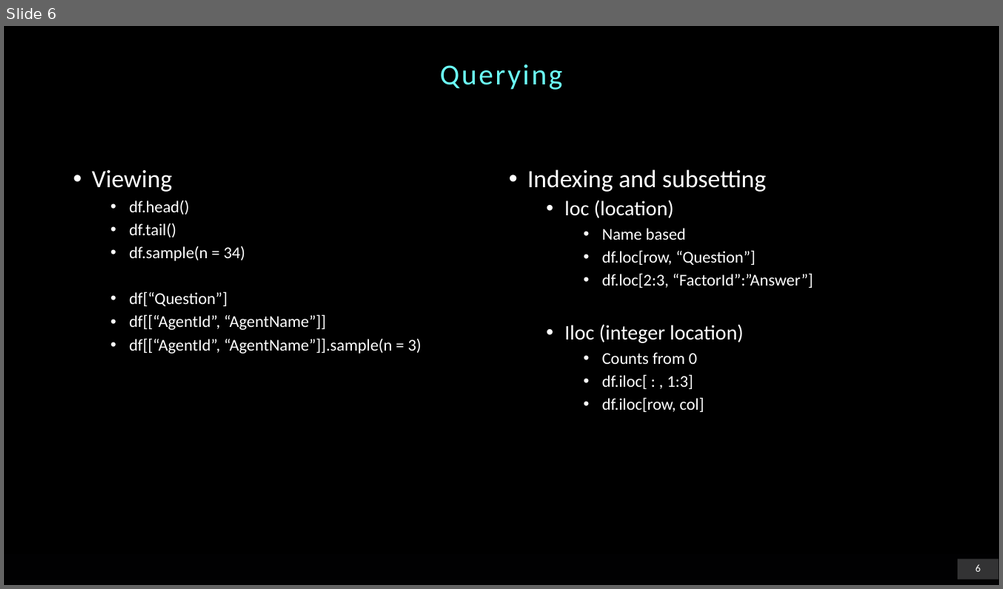
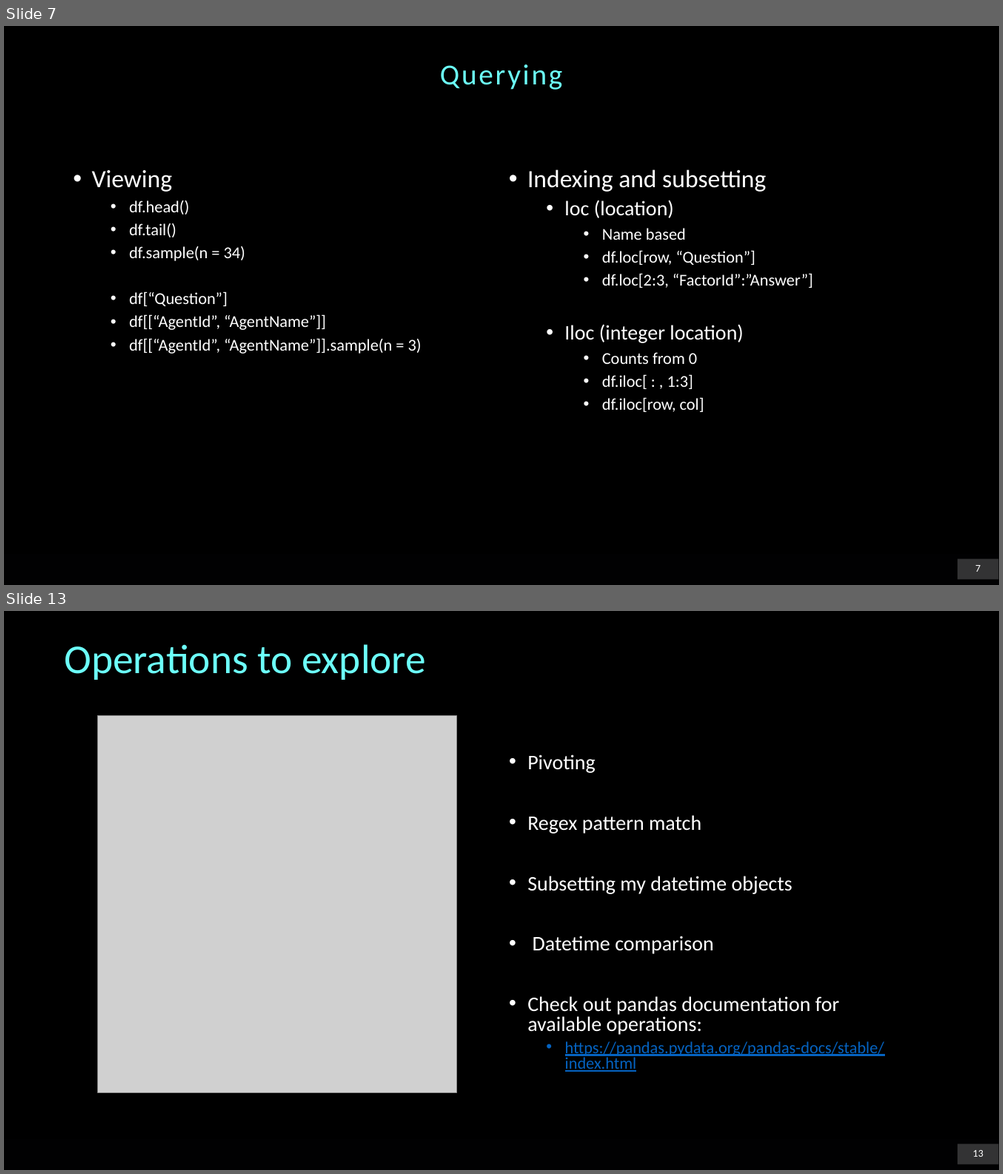
Before and after one commit to chrischank/python4data_zerotomiso, a slide deck: references/03_DataFrame.pptx. Shown one above the other, each under a label of ours: slide 6 before the commit, slides 7 and 13 after it; the slides between them are not shown. The pictures are 1003x589 and 1003x1174 pixels, drawn with LibreOffice and Linux fonts; fonts in the diff are those of the drawing; grey boxes stand for pictures; background and template pictures are left out. Boxes give left, top, right and bottom in pixels: in the first picture for what was removed or moved away, otherwise in the second. Text is boxed around its words. In the diff, an @@ line names an element or a change of style, - is before the commit and + after.

```diff
--- a/references/03_DataFrame.pptx
+++ b/references/03_DataFrame.pptx
@@ slide 13 added at (4, 611, 999, 1170), background #000000; not listed: 2 template elements that a slide beside it also shows @@
@@ title added at (64, 644, 426, 680), 39.6 pt, text #6CFFFA @@
+Operations to explore
@@ picture added at (97, 716, 456, 1093) @@
@@ text added at (527, 755, 884, 1072), 20 pt, text #FFFFFF @@
+• Pivoting
+• Regex pattern match
+• Subsetting my datetime objects
+• Datetime comparison
+• Check out pandas documentation for available operations:
+  • https://pandas.pydata.org/pandas-docs/stable/index.html
@@ what was slide 6 is now slide 7 @@
@@ page number at (975, 565, 980, 572): text changed @@
-6
+7
```
Also in this commit, not shown: 1 slide changed, 6 other slides added, 1 other file.
